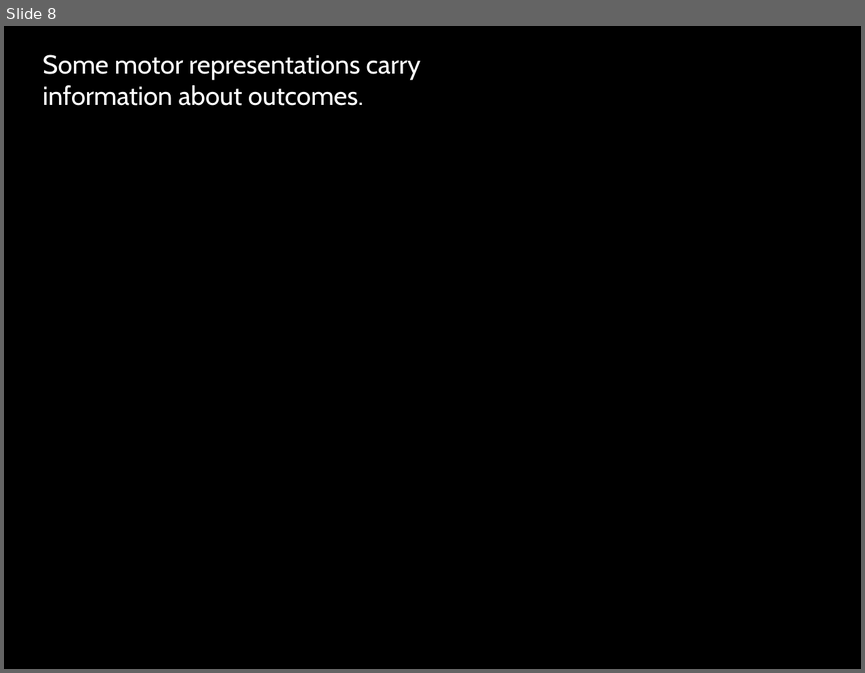
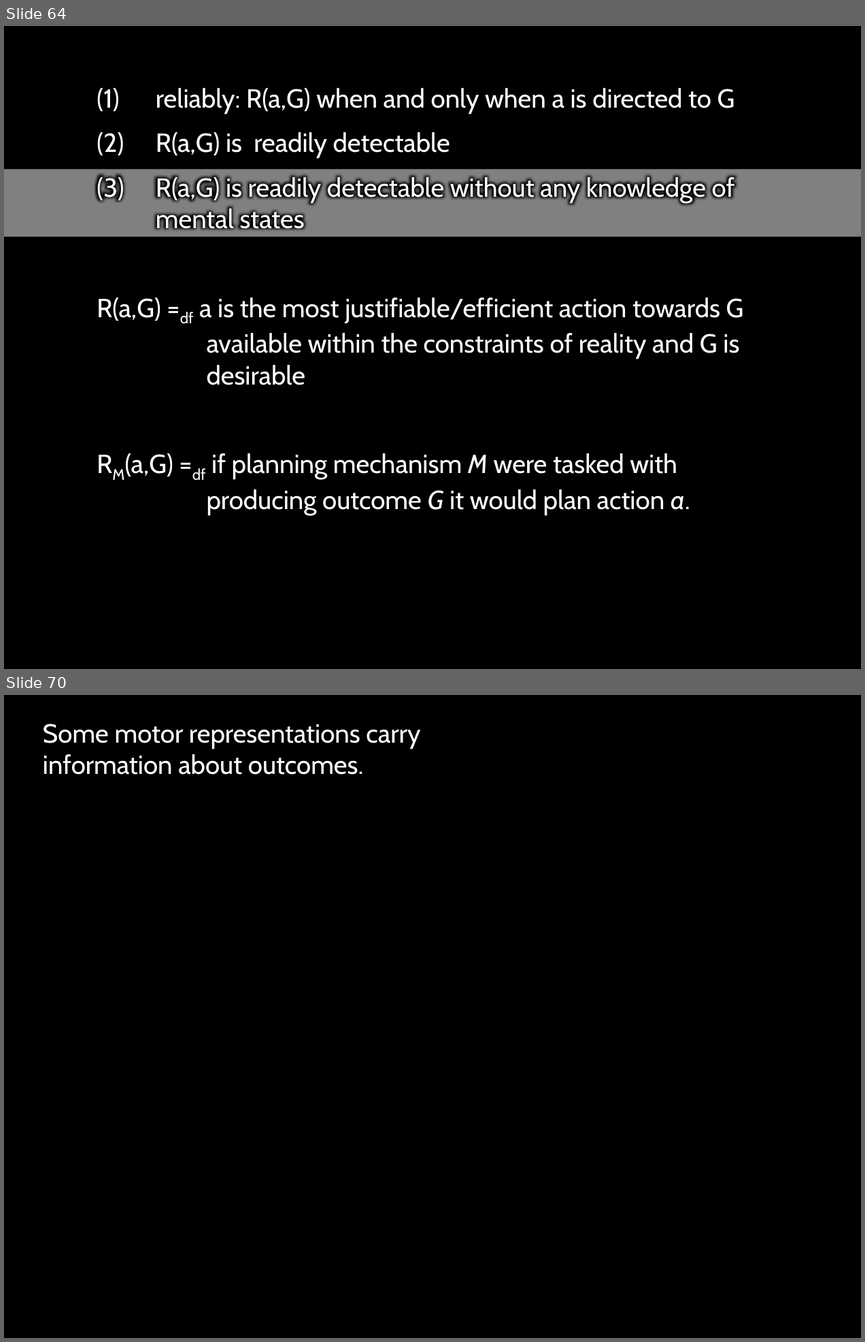
Before and after one commit to butterfill/lecture_mindreading_joint_action_philosophical_tools, a slide deck: lecture06 goal ascription teleological motor/lecture06.ppt.pptx. Shown one above the other, each under a label of ours: slide 8 before the commit, slides 64 and 70 after it; the slides between them are not shown. The pictures are 865x673 and 865x1342 pixels, drawn with LibreOffice and Linux fonts; fonts in the diff are those of the drawing. Boxes give left, top, right and bottom in pixels: in the first picture for what was removed or moved away, otherwise in the second. Text is boxed around its words. In the diff, an @@ line names an element or a change of style, - is before the commit and + after.

```diff
--- a/lecture06 goal ascription teleological motor/lecture06.ppt.pptx
+++ b/lecture06 goal ascription teleological motor/lecture06.ppt.pptx
@@ slide 64 added at [4, 26, 861, 669], background #000000 @@
@@ text added at [96, 88, 744, 515], 22 pt, text #FFFFFF @@
+(1) reliably: R(a,G) when and only when a is directed to G
+(2) R(a,G) is readily detectable
+(3) R(a,G) is readily detectable without any knowledge of mental states
+R(a,G) =df a is the most justifiable/efficient action towards G available within the constraints of reality and G is desirable
+RM(a,G) =df if planning mechanism M were tasked with producing outcome G it would plan action a.
@@ rectangle added at [4, 169, 861, 237], fill #808080 @@
@@ what was slide 8 is now slide 70 @@
```
Also in this commit, not shown: 5 slides changed, 61 other slides added.
